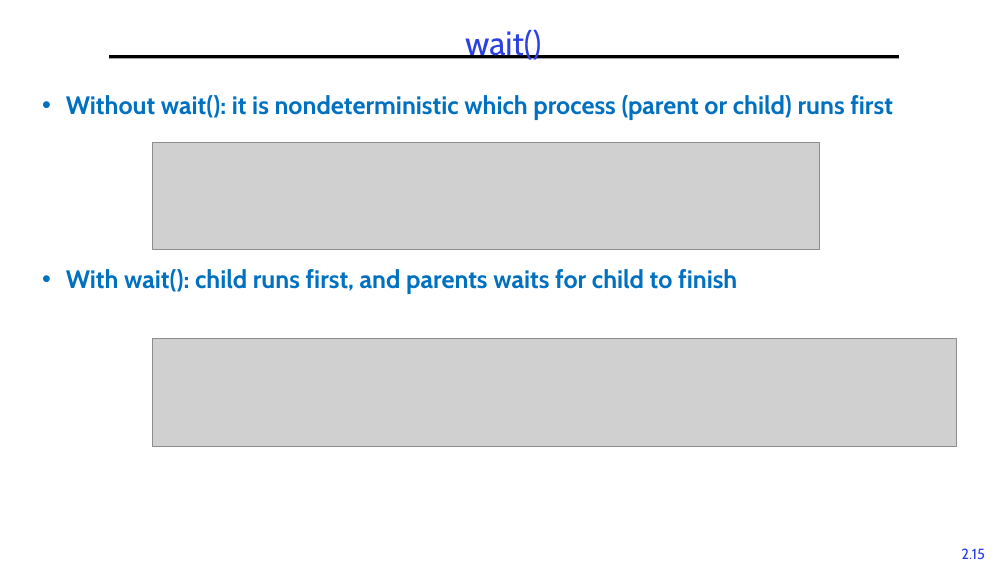
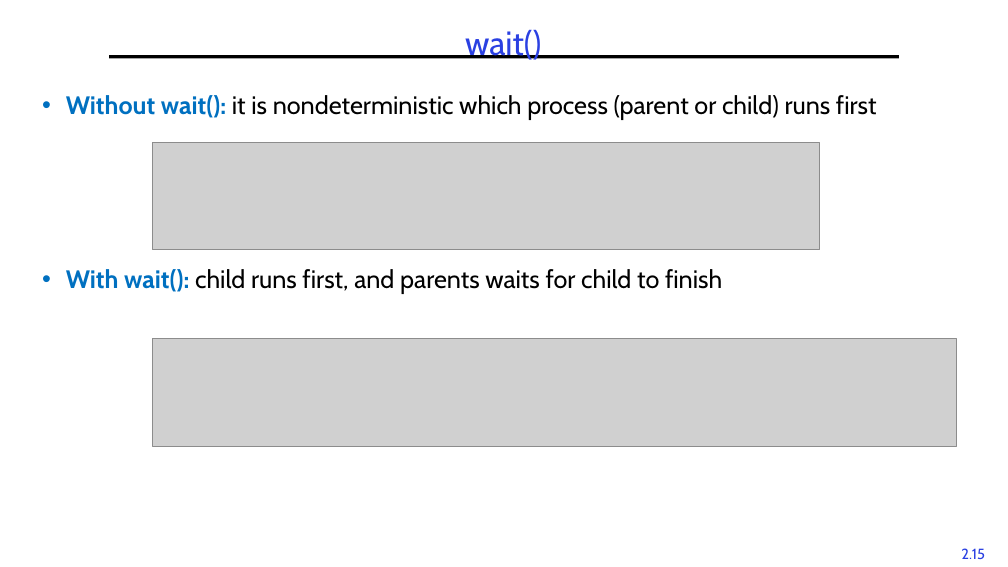
Before and after one commit to guhofstra/CSC256Fa25, a slide deck: slide 15 of PPTs/2-Processes.pptx. Drawn at 1008x567 pixels with LibreOffice and Linux fonts; fonts in the diff are those of the drawing; grey boxes stand for pictures. Boxes give left, top, right and bottom in pixels: in the first picture for what was removed or moved away, otherwise in the second. Text is boxed around its words. In the diff, an @@ line names an element or a change of style, - is before the commit and + after.

```diff
--- a/PPTs/2-Processes.pptx
+++ b/PPTs/2-Processes.pptx
@@ text "Without wait(): it is nondeterministic ..." at box(66, 95, 877, 294): text colour #0070C0 to #000000, bold off in "it is nondeterministic which process (parent or ...", "child runs first, and parents waits for ..." @@
```
Also in this commit, not shown: 5 other slides changed, 3 other files.
